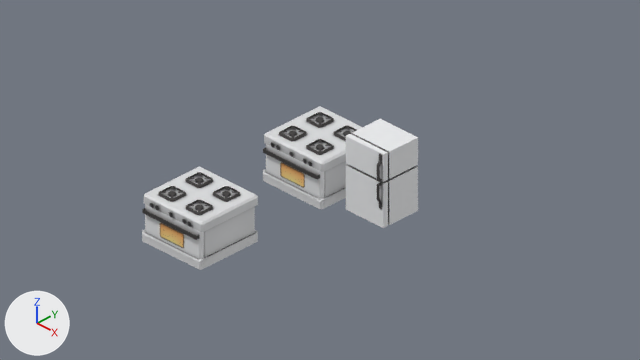
Renders of the Blender file assets/src/Cooking/Appliances.blend from each side of a commit.
The view is the same before and after, from the file's camera 'Camera'. Arrows for +X, +Y and +Z are at lower left; the lights stay in place.

Before the edit, the objects in view are built like this:
```python
ob_basicfridgeappliance = bpy.data.objects.new('BasicFridgeAppliance', me_cube_006)
ob_basicfridgeappliance.location = (1.2, -0.4, 0.0)
ob_basicstoveappliance = bpy.data.objects.new('BasicStoveAppliance', me_cube_004)
ob_basicstoveappliance.location = (0.4, -2.0, 0.0)
ob_basicstoveoven = bpy.data.objects.new('BasicStoveOven', me_cube_003)
ob_basicstoveoven.parent = ob_basicstove
ob_basicstoveoven.location = (0.4, -1.56, 0.1)
# also in view: 'BasicStove' at (0.4, -0.39, 0.25)
```
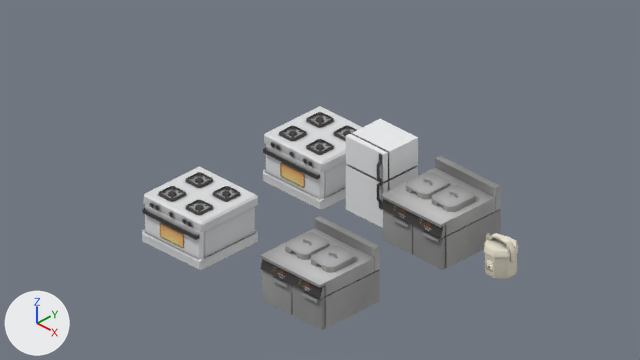
Location of each change, [x1, y1, x2, y2] in pixels of the pictures (640 x 360 px):
'BasicDeepFryerAppliance', added: after [260, 216, 380, 330]
    faces in mat_basicdeepfryer (picture img_basicdeepfryer): [260, 216, 380, 330]
    faces in mat_basicdeepfryerlid (picture img_basicdeepfryerlid): [285, 232, 355, 273]
    faces in mat_castiron (black #3f3d3c): [260, 259, 322, 298]
'BasicDeepFryer', added: after [381, 156, 501, 270]
    faces in mat_basicdeepfryer (picture img_basicdeepfryer): [381, 156, 501, 270]
    faces in mat_castiron (black #3f3d3c): [381, 199, 443, 238]
'BasicRiceCooker', added: after [484, 233, 518, 279]
    faces in mat_basicricecooker (picture img_basicricecooker): [484, 233, 518, 279]
'BasicDeepFryerLid.001', added: after [432, 185, 475, 212]
'BasicDeepFryerLid', added: after [406, 172, 450, 199]

Diff of the bpy script that builds the scene:
```diff
--- a/assets/src/Cooking/Appliances.blend.py
+++ b/assets/src/Cooking/Appliances.blend.py
@@ ob_basicricecooker @@
+ob_basicricecooker = bpy.data.objects.new('BasicRiceCooker', me_cylinder_003)  # 155 vertices, 105 faces; spans x -0.18..0.17, y -0.16..0.16, z 0.0..0.38; in mat_basicricecooker (picture img_basicricecooker), mat_basicricecookercontrols (picture img_basicricecookercontrols)
+ob_basicricecooker.location = (2.8, -0.4, 0.0)
@@ ob_basicdeepfryerappliance @@
+ob_basicdeepfryerappliance = bpy.data.objects.new('BasicDeepFryerAppliance', me_cube_011)  # 219 vertices, 159 faces; spans x -0.398..0.398, y -0.398..0.398, z 0.0..0.6; in mat_basicdeepfryer (picture img_basicdeepfryer), mat_basicdeepfryercontrols (picture img_basicdeepfryercontrols), mat_castiron (black #3f3d3c), mat_basicdeepfryerlid (picture img_basicdeepfryerlid)
+ob_basicdeepfryerappliance.location = (2.0, -2.0, 0.0)
@@ ob_basicdeepfryerlid_001 @@
+ob_basicdeepfryerlid_001 = bpy.data.objects.new('BasicDeepFryerLid.001', me_cube_010)  # 46 vertices, 33 faces; spans x -0.15..0.15, y -0.18..0.18, z -0.02..0.08; in mat_basicdeepfryerlid (picture img_basicdeepfryerlid)
+ob_basicdeepfryerlid_001.parent = ob_basicdeepfryertank_001
+ob_basicdeepfryerlid_001.location = (1.83, 0.4, 0.52)
@@ ob_basicdeepfryertank_001 @@
+ob_basicdeepfryertank_001 = bpy.data.objects.new('BasicDeepFryerTank.001', None)
+ob_basicdeepfryertank_001.parent = ob_basicdeepfryer
+ob_basicdeepfryertank_001.location = (2.17, 0.4, 0.52)
@@ ob_basicdeepfryer @@
+ob_basicdeepfryer = bpy.data.objects.new('BasicDeepFryer', me_cube_009)  # 127 vertices, 93 faces; spans x -0.398..0.398, y -0.398..0.398, z 0.0..0.6; in mat_basicdeepfryer (picture img_basicdeepfryer), mat_basicdeepfryercontrols (picture img_basicdeepfryercontrols), mat_castiron (black #3f3d3c)
+ob_basicdeepfryer.location = (2.0, -0.4, 0.0)
@@ ob_basicdeepfryerlid @@
+ob_basicdeepfryerlid = bpy.data.objects.new('BasicDeepFryerLid', me_cube_010)  # 46 vertices, 33 faces; spans x -0.15..0.15, y -0.18..0.18, z -0.02..0.08; in mat_basicdeepfryerlid (picture img_basicdeepfryerlid)
+ob_basicdeepfryerlid.parent = ob_basicdeepfryertank
+ob_basicdeepfryerlid.location = (1.83, 0.4, 0.52)
@@ ob_basicdeepfryertank @@
+ob_basicdeepfryertank = bpy.data.objects.new('BasicDeepFryerTank', None)
+ob_basicdeepfryertank.parent = ob_basicdeepfryer
+ob_basicdeepfryertank.location = (1.83, 0.4, 0.52)
```
